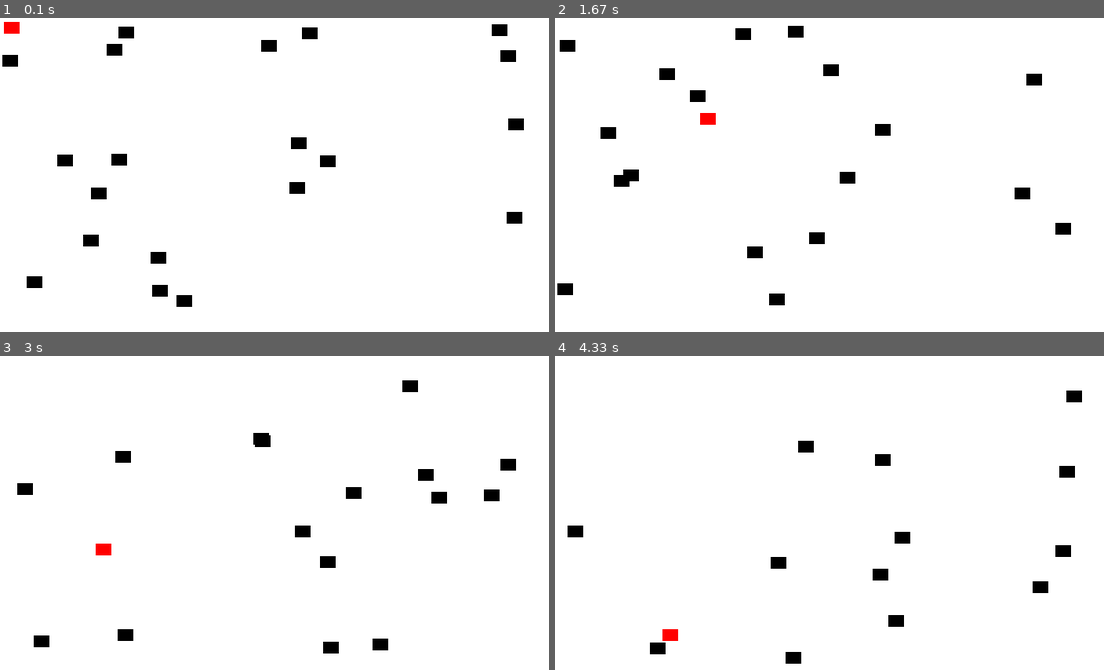
Above: before the commit, frames 1-4 (two rows, left to right).
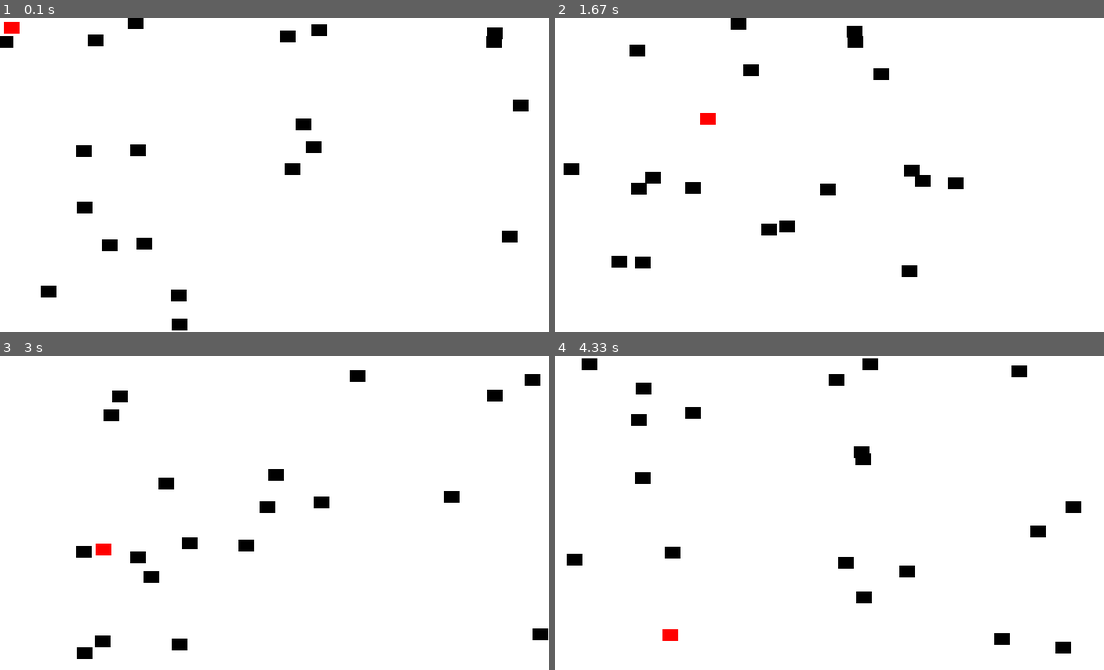
Above: after the commit, the same moments.

Repository: yangxqiao/PyGame
Game: pygame game, started from py_game/collision_practice.py
The game is run twice, just before and just after one commit, with the same random seed, the same clock (stepped at 60 frames per second) and the same inputs.
Inputs (mouse positions are in pixels of both pictures, inside the frame that each line leads up to):
- Up to frame 1 (0.1 s): no input
- Up to frame 2 (1.67 s): click (829, 175) at 0.38 s; click (884, 244) at 0.72 s; click (1032, 284) at 1.05 s; click (697, 112) at 1.38 s
- Up to frame 3 (3 s): click (274, 550) at 1.72 s; click (197, 447) at 2.05 s; click (466, 594) at 2.38 s; click (93, 544) at 2.72 s
- Up to frame 4 (4.33 s): click (670, 450) at 3.05 s; click (697, 569) at 3.38 s; click (1027, 585) at 3.72 s; click (664, 629) at 4.05 s

The runs differ from the first frame. In frame 1, 4.0% of the frame differs, in the area x 0-97%, y 0-100%; in frame 2, 3.9%; in frame 3, 3.6%; in frame 4, 3.4%.

Commit message:
Update the bubble game to be click-based

Diff:
--- a/py_game/collision_practice.py
+++ b/py_game/collision_practice.py
@@ -4,6 +4,10 @@
 BLACK = (0, 0, 0)
 WHITE = (255, 255, 255)
 RED = (255, 0, 0)
+screen_width = 700
+screen_height = 400
+block_width = 20
+block_height = 15
 
 
 def draw_screen():
@@ -23,7 +27,7 @@
         all_sprites_list.add(block)
 
 
-def check_collide(player, blocks):
+def update_player_loc(player):
 
     pos = pygame.mouse.get_pos()
 
@@ -32,16 +36,15 @@
     if 0 <= pos[1] <= screen_height - block_height:
         player.rect.y = pos[1]
 
-    return pygame.sprite.spritecollide(player, blocks, True)
-
 
 class Block(pygame.sprite.Sprite):
 
     def __init__(self, color, width, height):
+        super().__init__()
+
         self.color = color
         self.width = width
         self.height = height
-        super().__init__()
 
         self.image = pygame.Surface([width, height])
         self.image.fill(color)
@@ -55,7 +58,7 @@
 
         self.rect.x = random.randrange(screen_width)
         self.rect.y = random.randrange(screen_height)
-        self.speed = pygame.math.Vector2(5, 0).rotate(random.randrange(360))
+        self.speed = pygame.math.Vector2(2, 3).rotate(random.randrange(360))
 
     def update(self):
         self.rect.x += self.speed[0]
@@ -68,13 +71,6 @@
 
 
 pygame.init()
-
-screen_width = 700
-screen_height = 400
-block_width = 20
-block_height = 15
-
-
 screen = pygame.display.set_mode((screen_width, screen_height))
 
 block_list = pygame.sprite.Group()
@@ -93,14 +89,14 @@
         if event.type == pygame.QUIT:
             done = True
 
-    check_collide(player, block_list)
+        if event.type == pygame.MOUSEBUTTONDOWN:
+            blocks_hit_list = pygame.sprite.spritecollide(player, block_list, True)
 
-    blocks_hit_list = check_collide(player, block_list)
+            for block in blocks_hit_list:
+                score += 1
+                print("Your scores: %s." % score)
 
-    for block in blocks_hit_list:
-        score += 1
-        print("Your scores: %s." % score)
-
+    update_player_loc(player)
     block_list.update()
     draw_screen()
 
